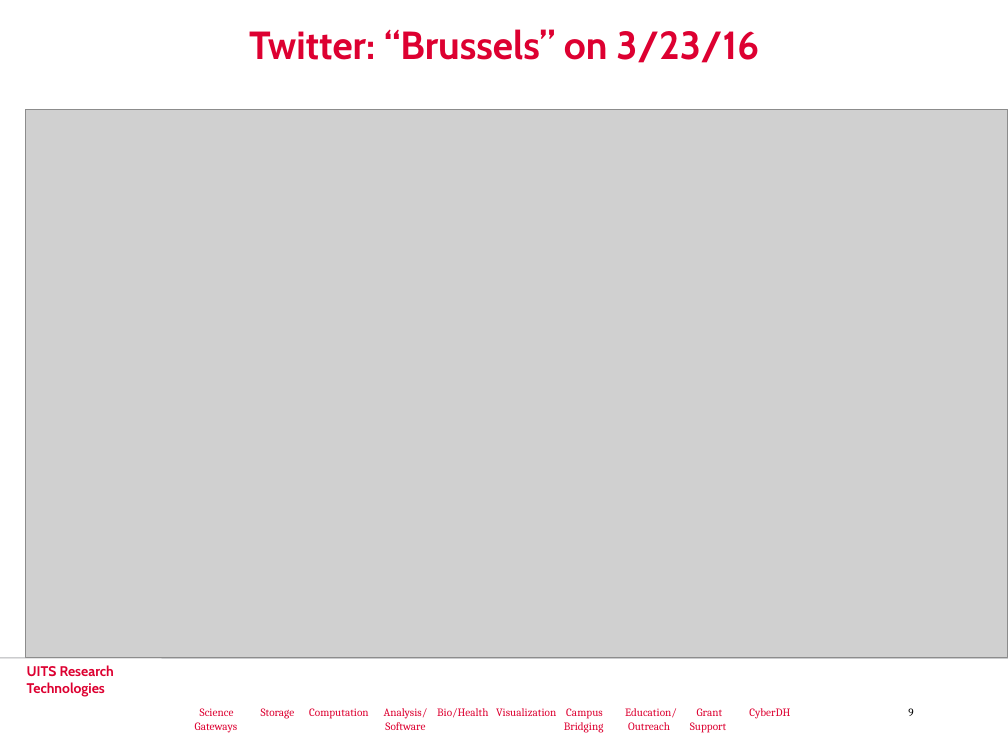
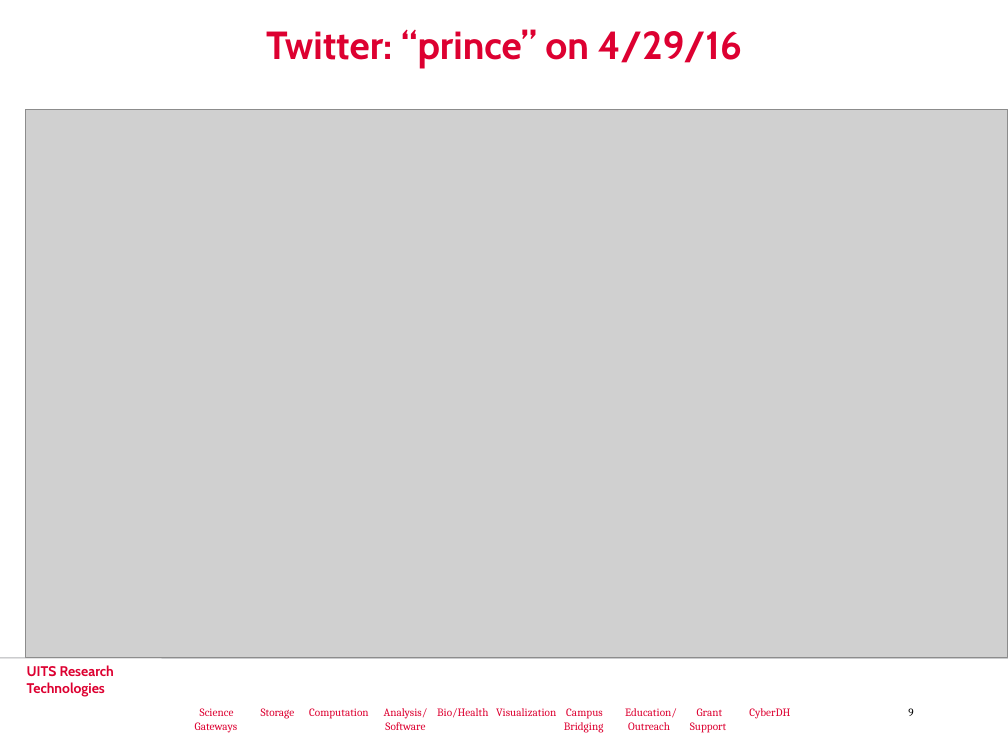
Before and after one commit to cyberdh/Text-Analysis, a slide deck: slide 9 of powerpoints/RBasicsSSRC.pptx. Drawn at 1008x756 pixels with LibreOffice and Linux fonts; fonts in the diff are those of the drawing; grey boxes stand for pictures; background and template pictures are left out. Boxes give left, top, right and bottom in pixels: in the first picture for what was removed or moved away, otherwise in the second. Text is boxed around its words. In the diff, an @@ line names an element or a change of style, - is before the commit and + after.

Commit message:
updated slides

```diff
--- a/powerpoints/RBasicsSSRC.pptx
+++ b/powerpoints/RBasicsSSRC.pptx
@@ title at box(266, 29, 742, 68): text changed @@
-Twitter: “Brussels” on 3/23/16
+Twitter: “prince” on 4/29/16
```
Also in this commit, not shown: 3 other slides changed, 1 slide added, 2 slides removed.
